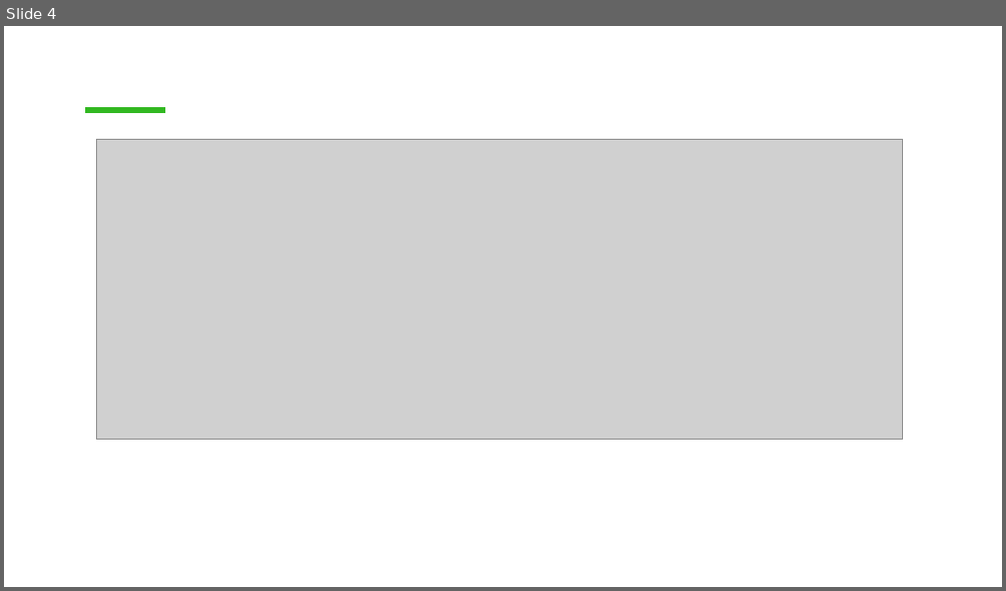
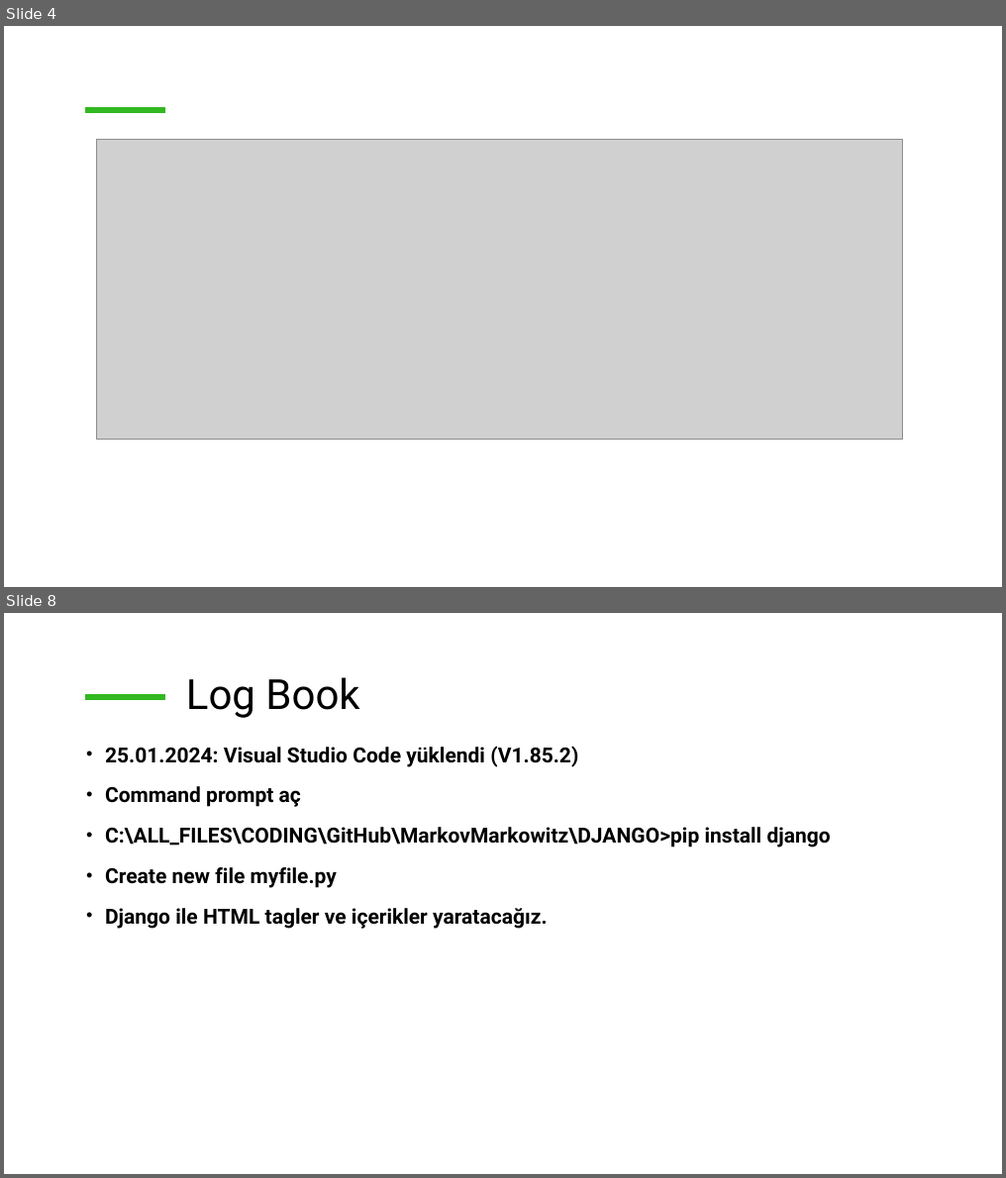
Before and after one commit to MarkovMarkowitz/MarkovMarkowitz, a slide deck: DJANGO/Django.pptx. Shown one above the other, each under a label of ours: slide 4 before the commit, slides 4 and 8 after it; the slides between them are not shown. The pictures are 1006x591 and 1006x1178 pixels, drawn with LibreOffice and Linux fonts; fonts in the diff are those of the drawing; grey boxes stand for pictures. Boxes give left, top, right and bottom in pixels: in the first picture for what was removed or moved away, otherwise in the second. Text is boxed around its words. In the diff, an @@ line names an element or a change of style, - is before the commit and + after.

```diff
--- a/DJANGO/Django.pptx
+++ b/DJANGO/Django.pptx
@@ slide 8 added at (x1=4, y1=613, x2=1002, y2=1174), background #FFFFFF; not listed: 1 template element that a slide beside it also shows @@
@@ title added at (x1=186, y1=677, x2=359, y2=718), 40 pt, text #000000 @@
+Log Book
@@ text added at (x1=105, y1=746, x2=831, y2=929), 20 pt, text #000000, bold @@
+• 25.01.2024: Visual Studio Code yüklendi (V1.85.2)
+• Command prompt aç
+• C:\ALL_FILES\CODING\GitHub\MarkovMarkowitz\DJANGO>pip install django
+• Create new file myfile.py
+• Django ile HTML tagler ve içerikler yaratacağız.
```
Also in this commit, not shown: 1 slide changed, 2 other slides added, 29 other files.
